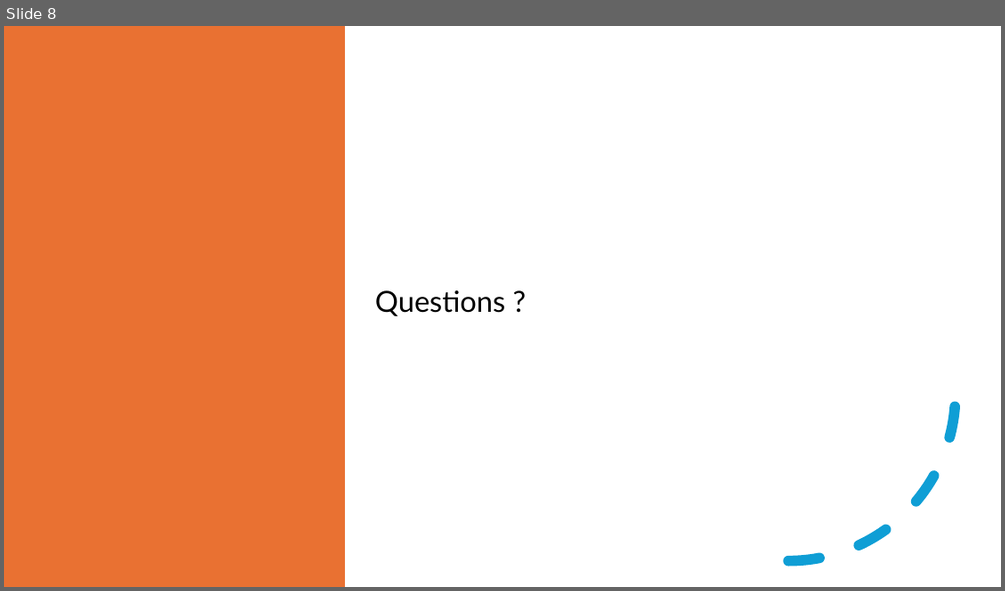
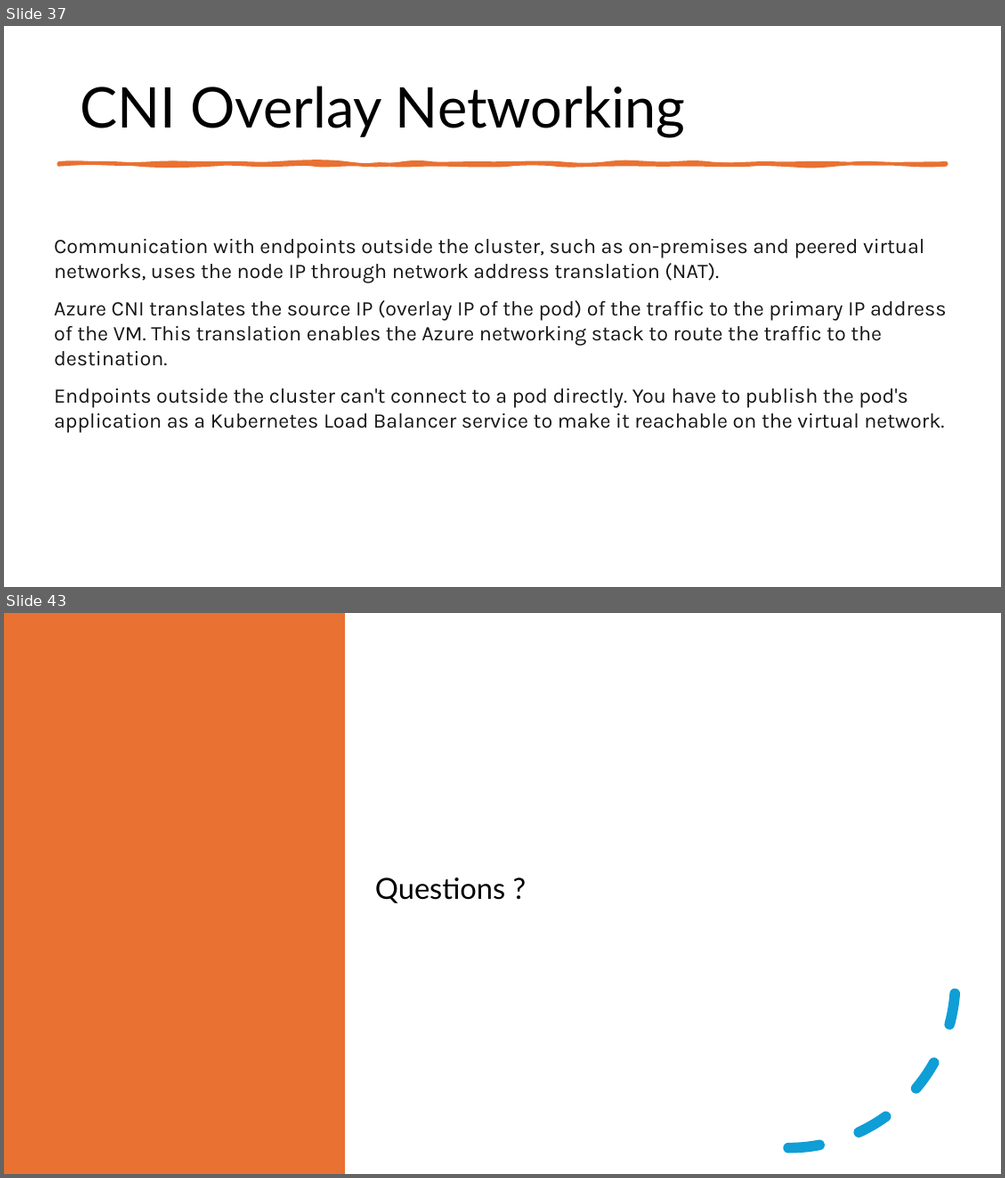
Before and after one commit to fhbilgen/AKSWorkshop, a slide deck: AKS_04_Networking.pptx. Shown one above the other, each under a label of ours: slide 8 before the commit, slides 37 and 43 after it; the slides between them are not shown. The pictures are 1005x591 and 1005x1178 pixels, drawn with LibreOffice and Linux fonts; fonts in the diff are those of the drawing. Boxes give left, top, right and bottom in pixels: in the first picture for what was removed or moved away, otherwise in the second. Text is boxed around its words. In the diff, an @@ line names an element or a change of style, - is before the commit and + after.

Commit message:
Adding topics to Networking

```diff
--- a/AKS_04_Networking.pptx
+++ b/AKS_04_Networking.pptx
@@ slide 37 added at bbox=[4, 26, 1001, 587], background #FFFFFF @@
@@ title added at bbox=[80, 86, 685, 138], 54 pt, text #000000 @@
+CNI Overlay Networking
@@ freeform shape added at bbox=[58, 163, 947, 164], fill #E97132, outline #E97132 3.25 pt @@
@@ text added at bbox=[54, 239, 946, 433], 20 pt, text #161616 @@
+Communication with endpoints outside the cluster, such as on-premises and peered virtual networks, uses the node IP through network address translation (NAT).
+Azure CNI translates the source IP (overlay IP of the pod) of the traffic to the primary IP address of the VM. This translation enables the Azure networking stack to route the traffic to the destination.
+Endpoints outside the cluster can't connect to a pod directly. You have to publish the pod's application as a Kubernetes Load Balancer service to make it reachable on the virtual network.
@@ what was slide 8 is now slide 43 @@
```
Also in this commit, not shown: 34 other slides added, 6 other files.
